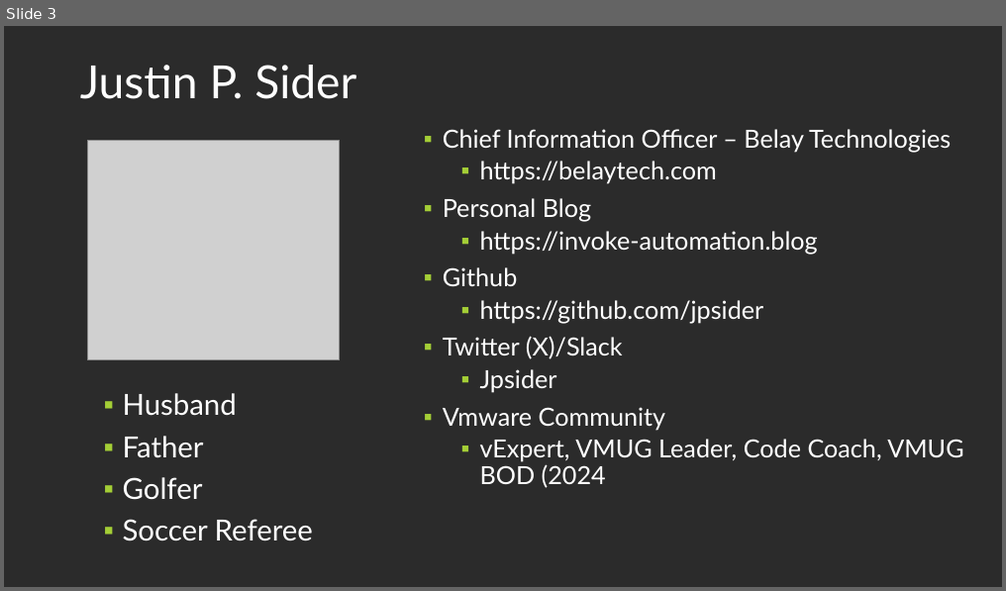
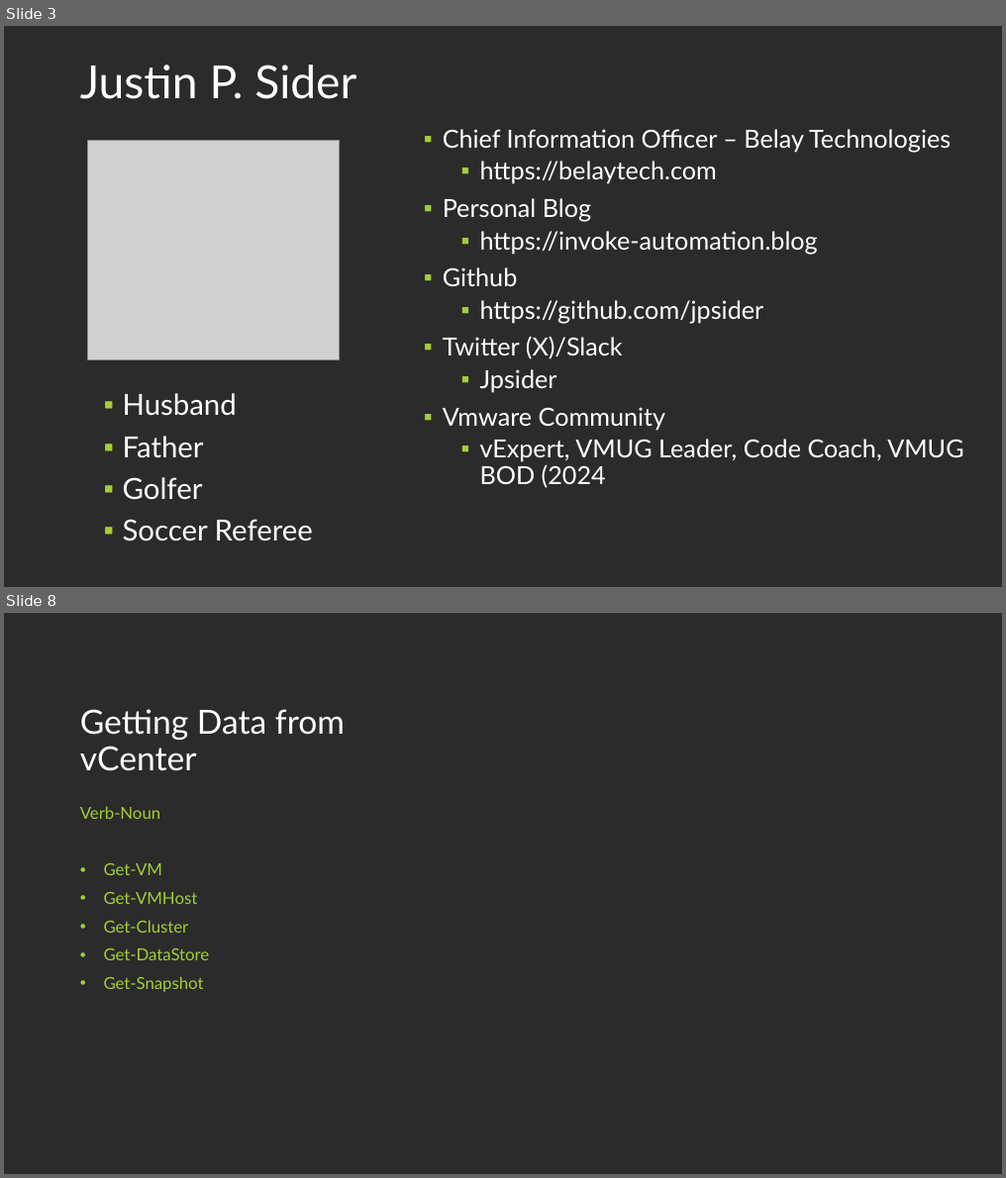
Before and after one commit to jpsider/Invoke-Automation, a slide deck: Powercli/PDX_VMUG_2023/UserCon-PPT-2023.pptx. Shown one above the other, each under a label of ours: slide 3 before the commit, slides 3 and 8 after it; the slides between them are not shown. The pictures are 1006x591 and 1006x1178 pixels, drawn with LibreOffice and Linux fonts; fonts in the diff are those of the drawing; grey boxes stand for pictures; background and template pictures are left out; a plain dark background stands for a picture behind light text. Boxes give left, top, right and bottom in pixels: in the first picture for what was removed or moved away, otherwise in the second. Text is boxed around its words. In the diff, an @@ line names an element or a change of style, - is before the commit and + after.

```diff
--- a/Powercli/PDX_VMUG_2023/UserCon-PPT-2023.pptx
+++ b/Powercli/PDX_VMUG_2023/UserCon-PPT-2023.pptx
@@ slide 8 added at (x1=4, y1=613, x2=1002, y2=1174), background picture (left out) @@
@@ title added at (x1=80, y1=709, x2=345, y2=771), 32 pt, text #FFFFFF @@
+Getting Data from vCenter
@@ text added at (x1=80, y1=806, x2=210, y2=992), 16 pt, text #A3CE36 @@
+Verb-Noun
+• Get-VM
+• Get-VMHost
+• Get-Cluster
+• Get-DataStore
+• Get-Snapshot
```
Also in this commit, not shown: 1 slide changed, 11 other slides added, 4 slides removed, 1 other file.
